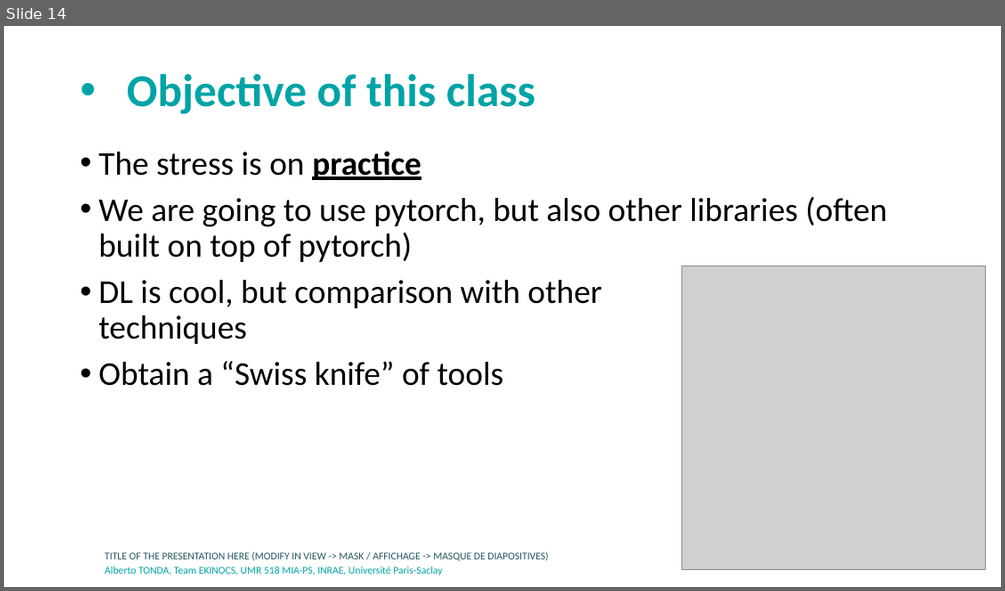
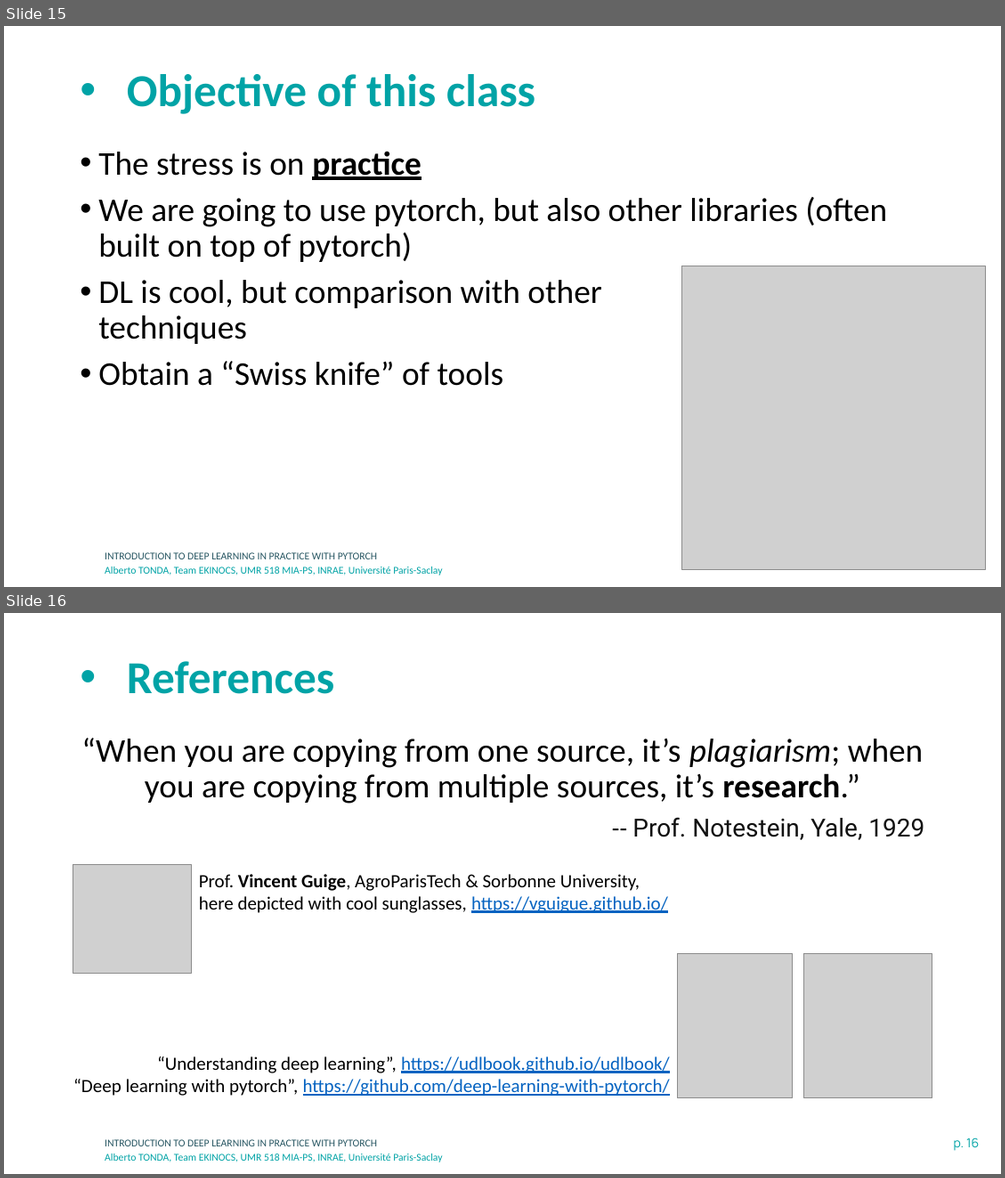
Before and after one commit to albertotonda/teaching, a slide deck: deep-learning-in-practice-with-pytorch/1-introduction.pptx. Shown one above the other, each under a label of ours: slide 14 before the commit, slides 15 and 16 after it. The pictures are 1005x591 and 1005x1178 pixels, drawn with LibreOffice and Linux fonts; fonts in the diff are those of the drawing; grey boxes stand for pictures; background and template pictures are left out. Boxes give left, top, right and bottom in pixels: in the first picture for what was removed or moved away, otherwise in the second. Text is boxed around its words. In the diff, an @@ line names an element or a change of style, - is before the commit and + after.

```diff
--- a/deep-learning-in-practice-with-pytorch/1-introduction.pptx
+++ b/deep-learning-in-practice-with-pytorch/1-introduction.pptx
@@ slide 16 added at bbox=[4, 613, 1001, 1174], background #FFFFFF; not listed: 3 template elements that a slide beside it also shows @@
@@ title added at bbox=[127, 661, 334, 694], 44 pt, text #00A3A6, bold @@
+• References
@@ text added at bbox=[81, 738, 924, 840], 32 pt, text #000000 @@
+“When you are copying from one source, it’s plagiarism; when you are copying from multiple sources, it’s research.”
+-- Prof. Notestein, Yale, 1929
@@ picture added at bbox=[73, 865, 192, 973] @@
@@ text added at bbox=[199, 874, 668, 913], 18 pt, text #000000 @@
+Prof. Vincent Guige, AgroParisTech & Sorbonne University,
+here depicted with cool sunglasses, https://vguigue.github.io/
@@ picture added at bbox=[678, 954, 793, 1098] @@
@@ picture added at bbox=[804, 954, 933, 1098] @@
@@ text added at bbox=[73, 1056, 670, 1095], 18 pt, text #0563C1, underline @@
+“Understanding deep learning”, https://udlbook.github.io/udlbook/
+“Deep learning with pytorch”, https://github.com/deep-learning-with-pytorch/
@@ what was slide 14 is now slide 15 @@
@@ slide 15 changed as well @@
@@ text at bbox=[105, 552, 377, 559]: text changed @@
-TITLE OF THE PRESENTATION HERE (MODIFY IN VIEW -> MASK / AFFICHAGE -> MASQUE DE DIAPOSITIVES)
+INTRODUCTION TO DEEP LEARNING IN PRACTICE WITH PYTORCH
```
Also in this commit, not shown: 13 other slides changed, 1 other slide added, 8 other files.
